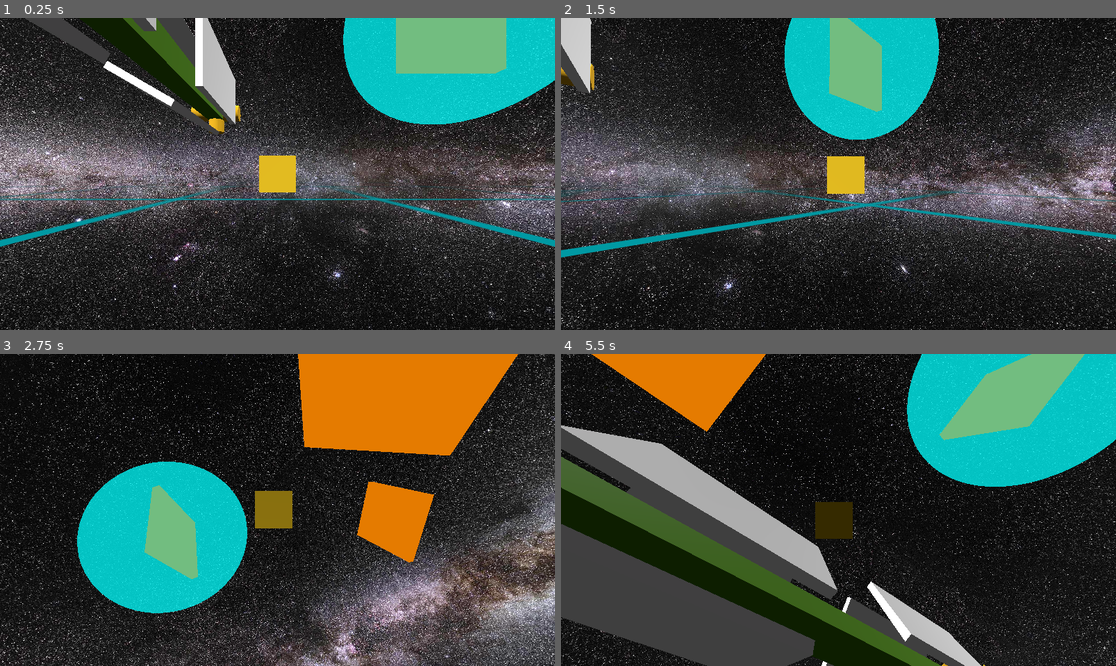
Above: before the commit, frames 1-4 (two rows, left to right).
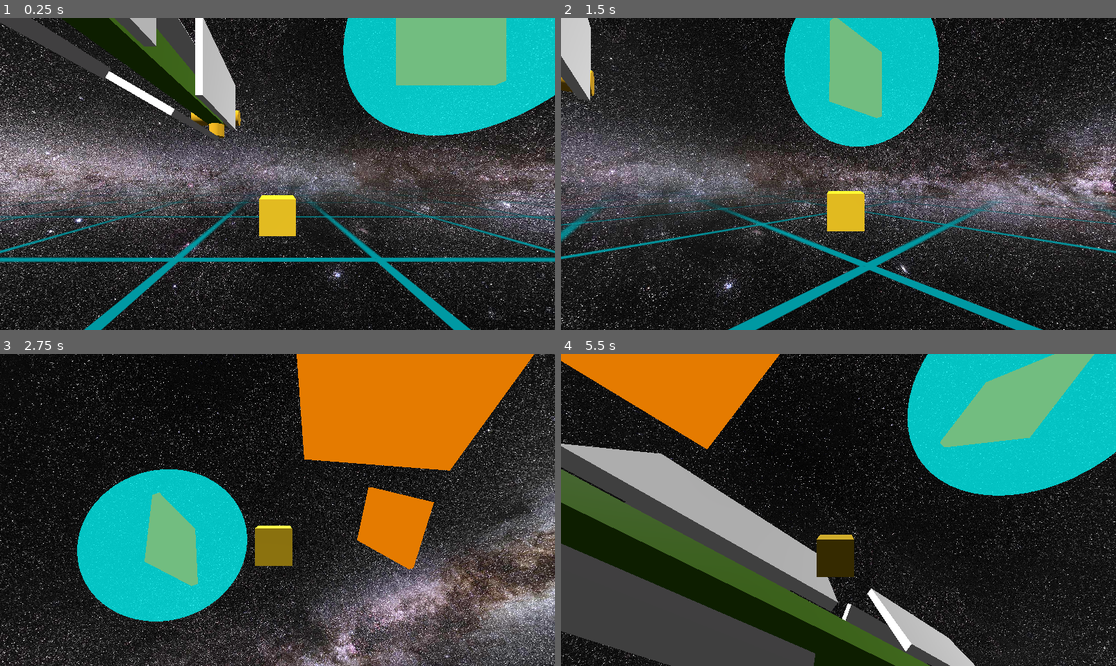
Above: after the commit, the same moments.

Repository: david-andrew/Aberration
Game: Godot game, scene res://world.tscn
Two runs of this game, one before a commit and one after it. Both use one fixed random seed, a clock stepped at 60 frames per second and the inputs below.
Inputs:
- Up to frame 1 (0.25 s): no input
- Up to frame 2 (1.5 s): hold Right (right) 0.53-1.28 s; hold A (a) 0.53-1.28 s; tap S (s) at 0.8, 1.35 s; hold Down (down) from 1.28 s (still down)
- Up to frame 3 (2.75 s): tap A (a) at 1.55 s; release Down (down) at 2.03 s; hold Right (right) from 2.03 s (still down); hold A (a) from 2.03 s (still down); tap S (s) at 2.3 s
- Up to frame 4 (5.5 s): release Right (right) at 2.78 s; release A (a) at 2.78 s; hold Up (up) 2.78-3.53 s; tap Caps Lock (caps-lock) at 2.85 s; tap A (a) at 3.05, 4.55 s; hold Ctrl (ctrl) 3.53-4.28 s; hold Left (left) 3.53-5.03 s; tap S (s) at 3.8, 5.3 s; tap D (d) at 4.35 s; hold Down (down) from 5.03 s (still down); hold E (e) from 5.03 s (still down)

The runs differ from the first frame. In frame 1, 14% of the frame differs, in the area x 0-100%, y 0-100%; in frame 2, 8.8%; in frame 3, 6.3%; in frame 4, 20%.

Commit message:
shifted chase cam target up slightly for better view

Diff:
--- a/world.tscn
+++ b/world.tscn
@@ -110,7 +110,7 @@
 mesh = SubResource("BoxMesh_l6wpm")
 
 [node name="CameraTarget" type="Node3D" parent="Ship"]
-transform = Transform3D(1, 0, 0, 0, 1, 0, 0, 0, 1, 0, 0, 5.79877)
+transform = Transform3D(1, 0, 0, 0, 1, 0, 0, 0, 1, 0, 1, 5.79877)
 script = ExtResource("4_mhwvw")
 
 [node name="Health" parent="Ship" instance=ExtResource("2_1cdyd")]
